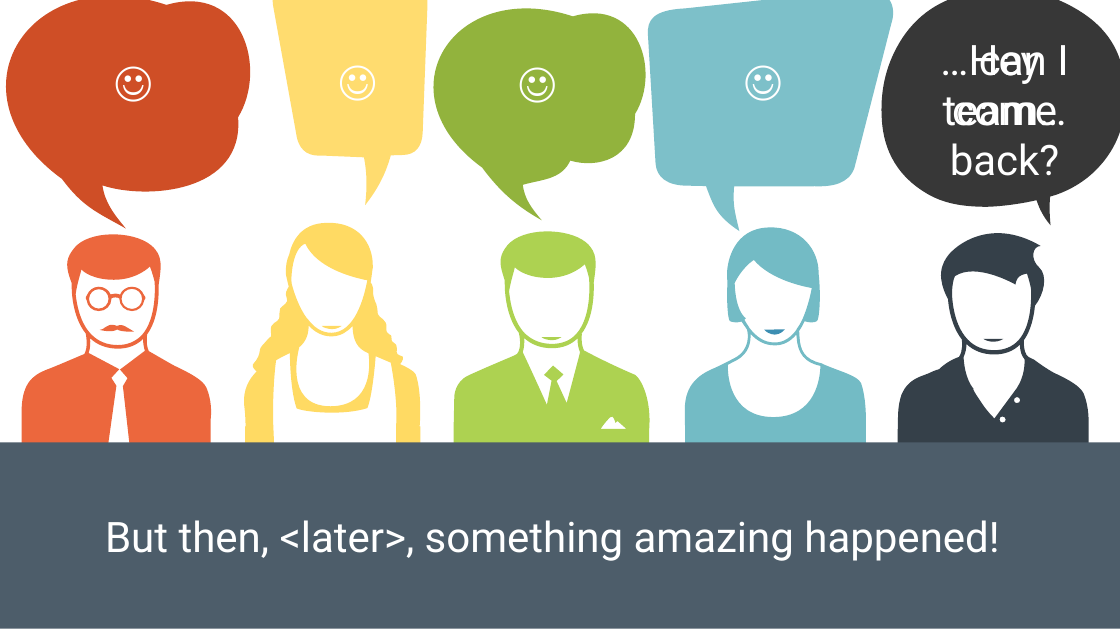
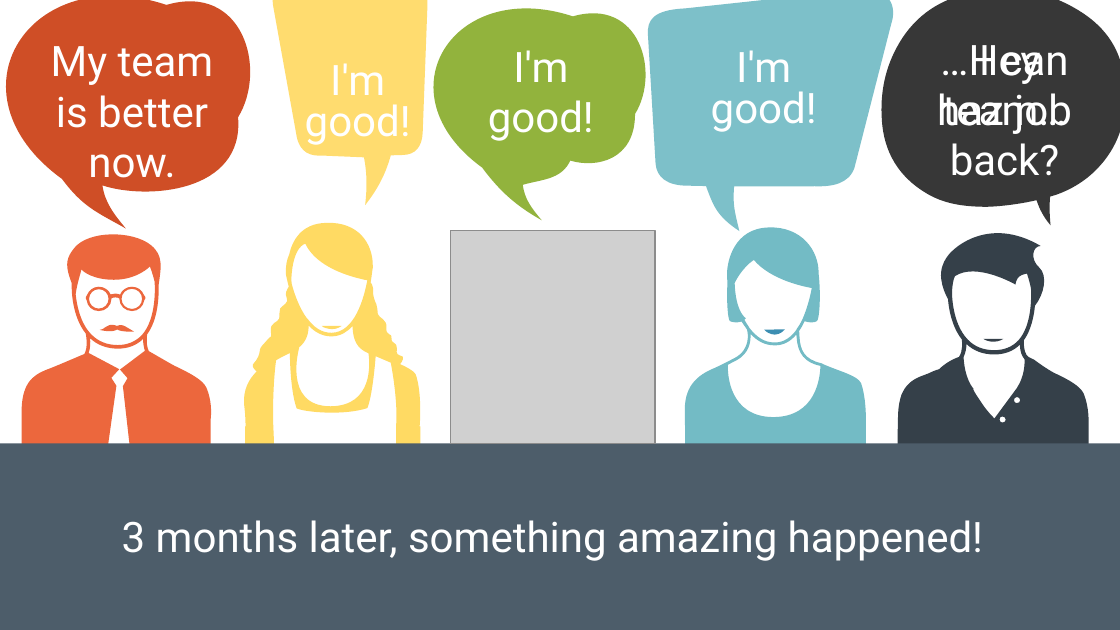
Before and after one commit to spetryjohnson/Talk---Hiring--Firing--and-Inspiring, a slide deck: slide 13 of Hiring, Firing, and Inspiring.pptx (slide 9 before the commit). Drawn at 1120x630 pixels with LibreOffice and Linux fonts; fonts in the diff are those of the drawing; grey boxes stand for pictures. Boxes give left, top, right and bottom in pixels: in the first picture for what was removed or moved away, otherwise in the second. Text is boxed around its words. In the diff, an @@ line names an element or a change of style, - is before the commit and + after.

```diff
--- a/Hiring, Firing, and Inspiring.pptx
+++ b/Hiring, Firing, and Inspiring.pptx
@@ text removed at [26,49,241,112] @@
-☺
@@ text added at [51,46,214,188], 27 pt, text #FFFFFF @@
+My team is better now.
@@ text at [488,50,594,141]: text changed @@
-☺
+I'm good!
@@ text removed at [691,58,836,111] @@
-☺
@@ text added at [711,50,817,132], 27 pt, text #FFFFFF @@
+I'm good!
@@ text at [937,45,1072,176]: text changed @@
-… can I come back?
+… I can haz job back?
@@ text at [305,63,411,145]: text changed @@
-☺
+I'm good!
@@ picture added at [450,230,655,442] @@
@@ freeform shape removed at [454,227,652,467] @@
@@ freeform shape removed at [542,337,562,340] @@
@@ text at [122,520,983,561]: text changed @@
-But then, <later>, something amazing happened!
+3 months later, something amazing happened!
```
Also in this commit, not shown: 12 other slides changed, 5 slides added, 1 slide removed.
